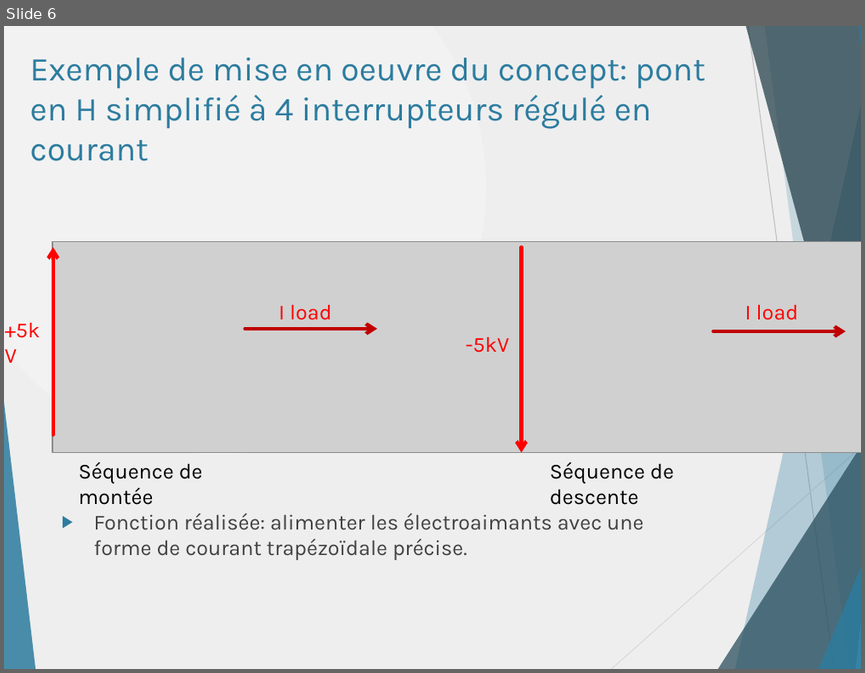
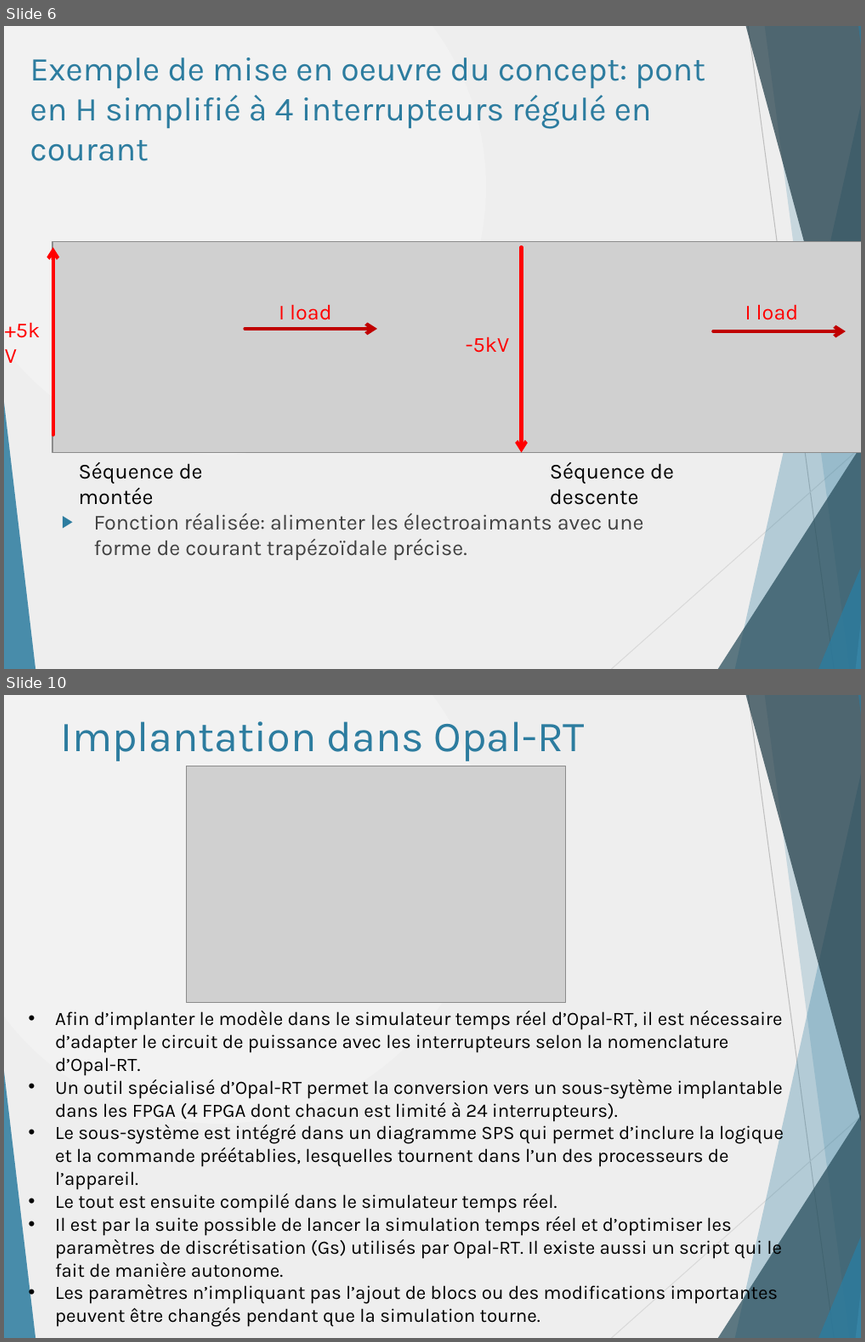
Before and after one commit to danthib76/DesignIV, a slide deck: Remise/Remise 2/Presentation1_corrigee_DT.pptx. Shown one above the other, each under a label of ours: slide 6 before the commit, slides 6 and 10 after it; the slides between them are not shown. The pictures are 865x673 and 865x1342 pixels, drawn with LibreOffice and Linux fonts; fonts in the diff are those of the drawing; grey boxes stand for pictures. Boxes give left, top, right and bottom in pixels: in the first picture for what was removed or moved away, otherwise in the second. Text is boxed around its words. In the diff, an @@ line names an element or a change of style, - is before the commit and + after.

Commit message:
Mise à jour selon commentaires viarouge

```diff
--- a/Remise/Remise 2/Presentation1_corrigee_DT.pptx
+++ b/Remise/Remise 2/Presentation1_corrigee_DT.pptx
@@ slide 10 added at (x1=4, y1=695, x2=861, y2=1338), background gradient #F2F2F2 to #EEEEEE; not listed: 10 template elements that a slide beside it also shows @@
@@ title added at (x1=60, y1=721, x2=585, y2=761), 36 pt, text #2C7C9F @@
+Implantation dans Opal-RT
@@ picture added at (x1=187, y1=766, x2=566, y2=1003) @@
@@ text added at (x1=55, y1=1010, x2=783, y2=1327), 16 pt, text #000000 @@
+• Afin d’implanter le modèle dans le simulateur temps réel d’Opal-RT, il est nécessaire d’adapter le circuit de puissance avec les interrupteurs selon la nomenclature d’Opal-RT.
+• Un outil spécialisé d’Opal-RT permet la conversion vers un sous-sytème implantable dans les FPGA (4 FPGA dont chacun est limité à 24 interrupteurs).
+• Le sous-système est intégré dans un diagramme SPS qui permet d’inclure la logique et la commande préétablies, lesquelles tournent dans l’un des processeurs de l’appareil.
+• Le tout est ensuite compilé dans le simulateur temps réel.
+• Il est par la suite possible de lancer la simulation temps réel et d’optimiser les paramètres de discrétisation (Gs) utilisés par Opal-RT. Il existe aussi un script qui le fait de manière autonome.
+• Les paramètres n’impliquant pas l’ajout de blocs ou des modifications importantes peuvent être changés pendant que la simulation tourne.
```
Also in this commit, not shown: 3 slides changed, 6 other slides added.
